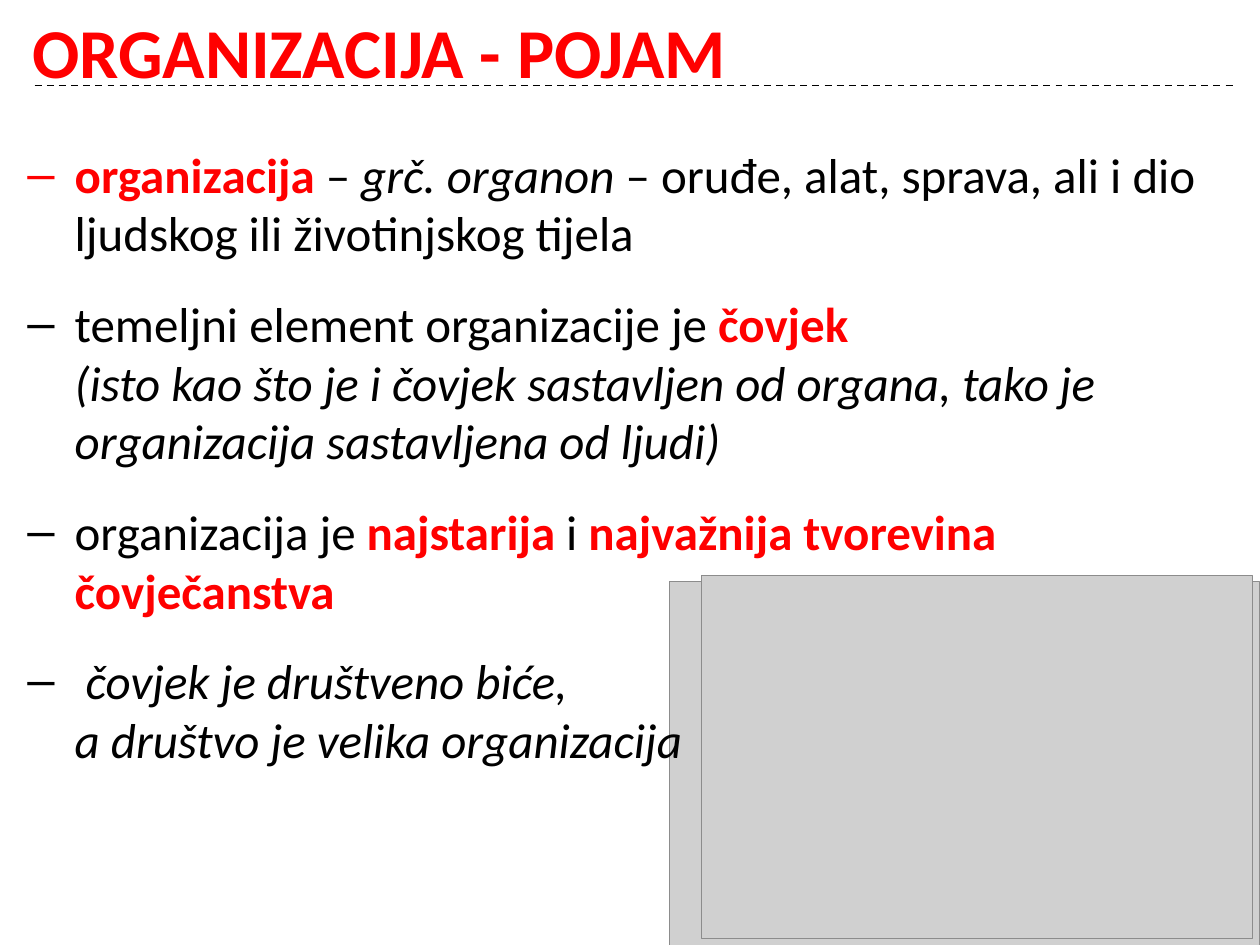
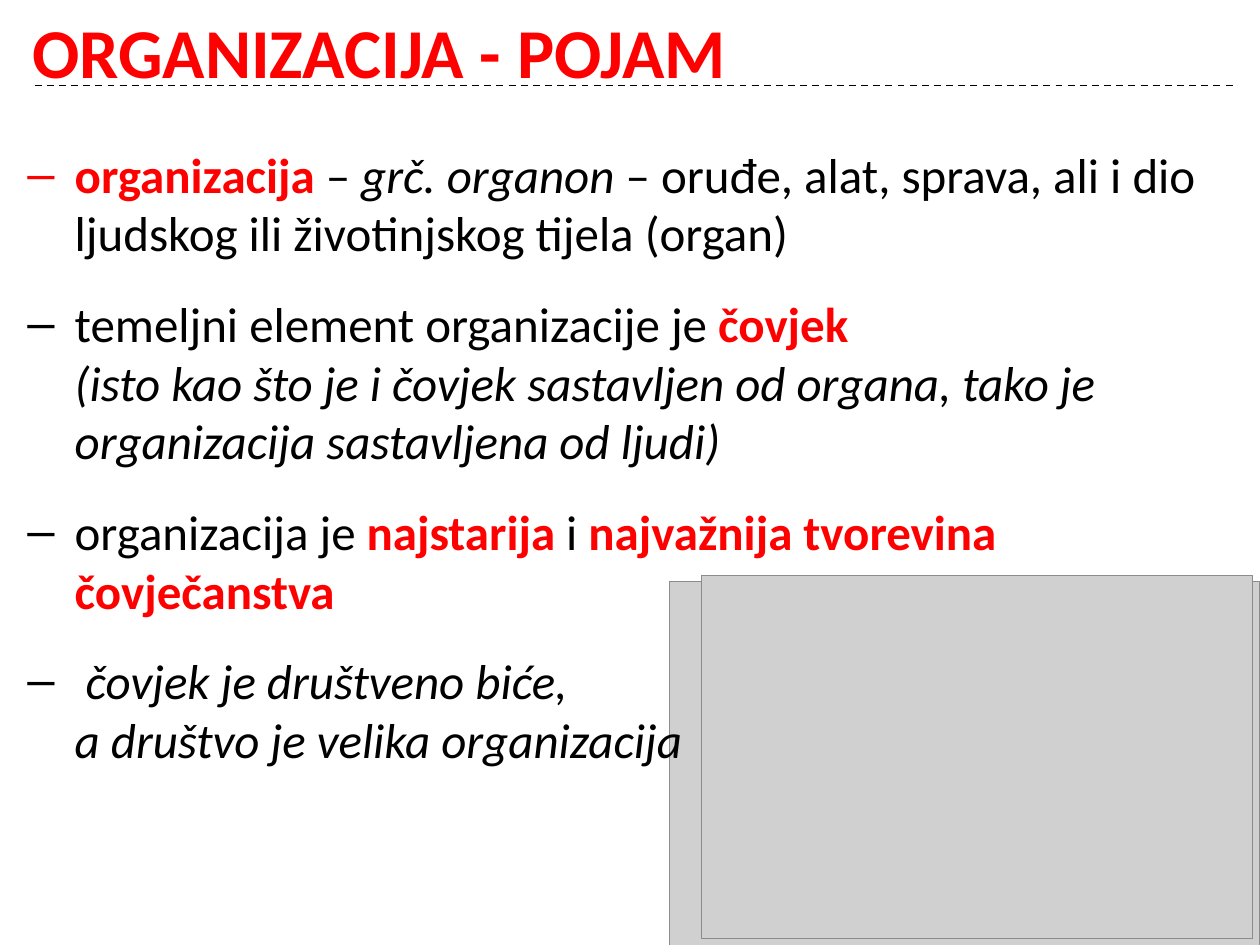
Before and after one commit to cornx/print, a slide deck: slide 3 of data/organizacija/001_Organizacija_uvod.pptx. Drawn at 1260x945 pixels with LibreOffice and Linux fonts; fonts in the diff are those of the drawing; grey boxes stand for pictures. Boxes give left, top, right and bottom in pixels: in the first picture for what was removed or moved away, otherwise in the second. Text is boxed around its words. In the diff, an @@ line names an element or a change of style, - is before the commit and + after.

```diff
--- a/data/organizacija/001_Organizacija_uvod.pptx
+++ b/data/organizacija/001_Organizacija_uvod.pptx
@@ text at <box>75,158,1196,260</box>: text changed @@
-– organizacija – grč. organon – oruđe, alat, sprava, ali i dio ljudskog ili životinjskog tijela
+– organizacija – grč. organon – oruđe, alat, sprava, ali i dio ljudskog ili životinjskog tijela (organ)
```
Also in this commit, not shown: 4 other slides changed.
